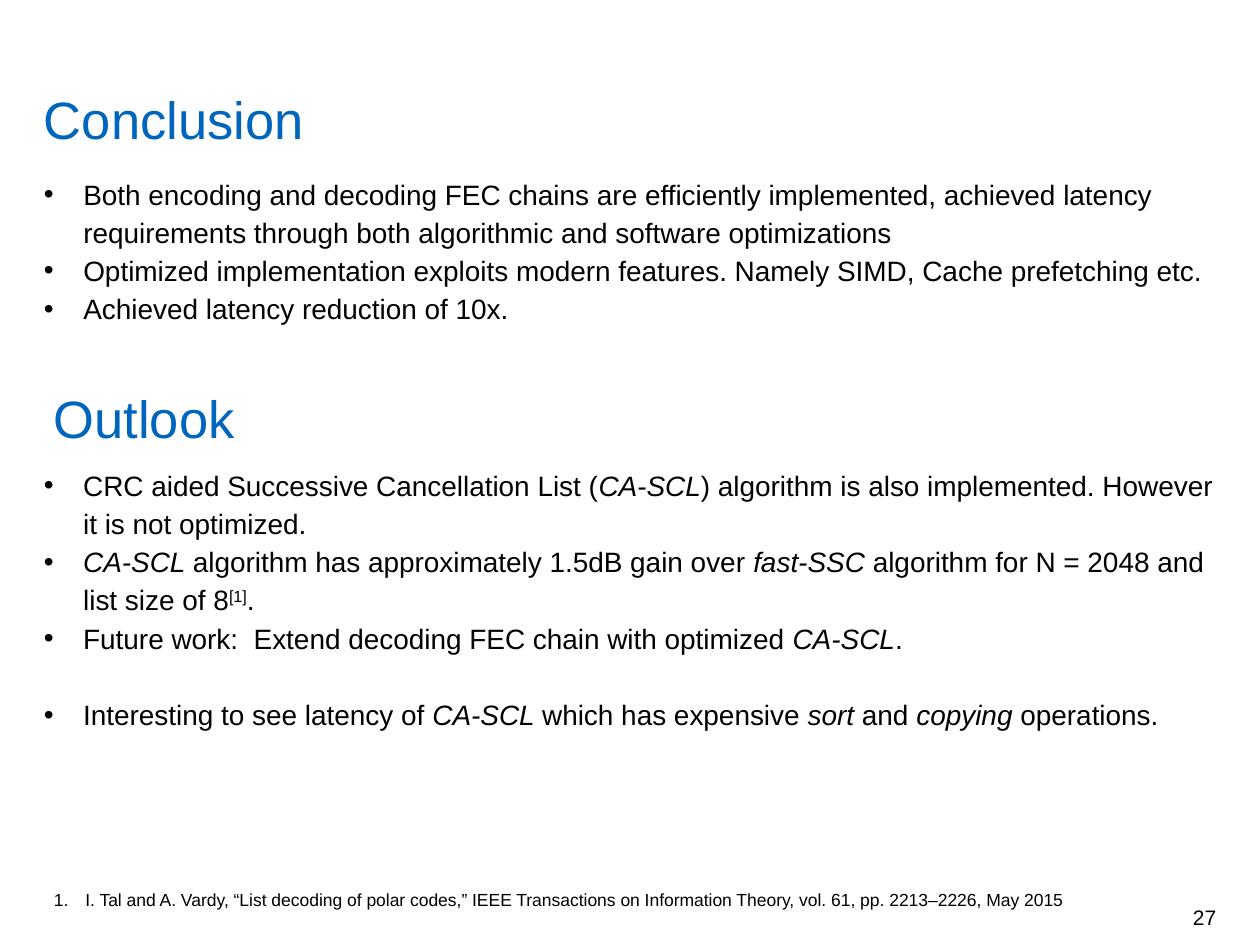
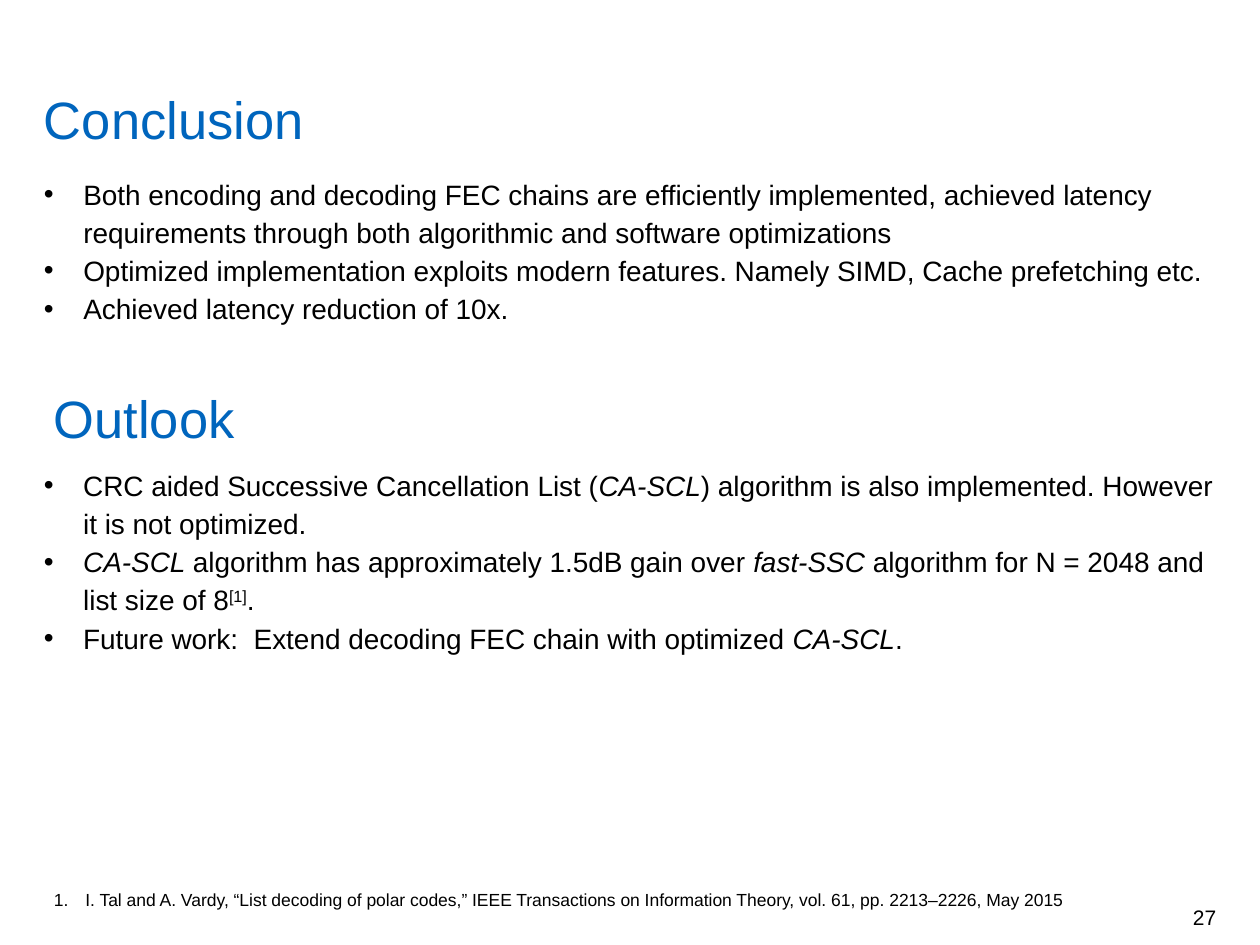
Before and after one commit to yadhu1961/thesis_5GPolorCodes, a slide deck: slide 27 of final_presentation/finalPpt1.4.pptx. Drawn at 1260x945 pixels with LibreOffice and Linux fonts; fonts in the diff are those of the drawing; background and template pictures are left out. Boxes give left, top, right and bottom in pixels: in the first picture for what was removed or moved away, otherwise in the second. Text is boxed around its words. In the diff, an @@ line names an element or a change of style, - is before the commit and + after.

```diff
--- a/final_presentation/finalPpt1.4.pptx
+++ b/final_presentation/finalPpt1.4.pptx
@@ text at (x1=83, y1=704, x2=1158, y2=730): paragraph removed @@
-• Interesting to see latency of CA-SCL which has expensive sort and copying operations.
```
Also in this commit, not shown: 1 other slide changed.
